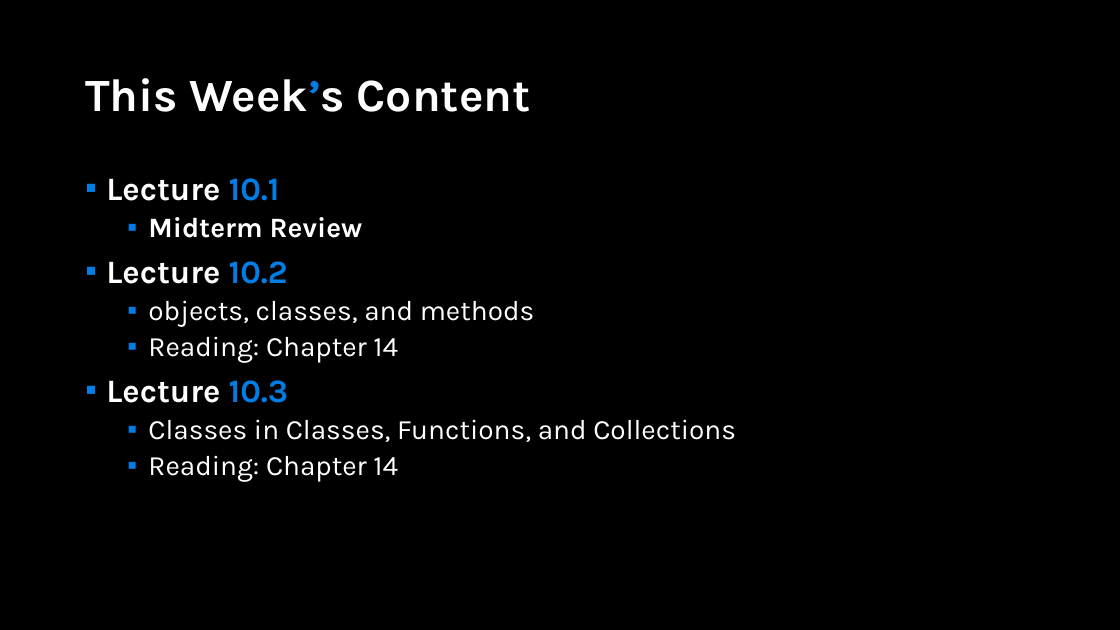
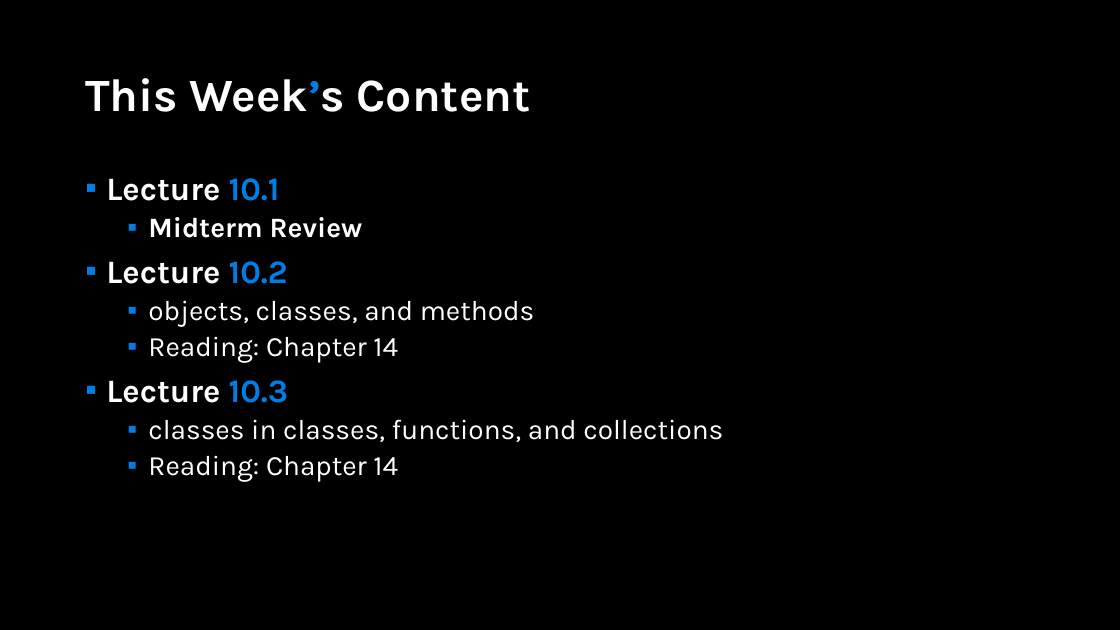
Before and after one commit to APS106/APS106-winter-2022-material, a slide deck: slide 2 of lectures/week10/lecture3/slides/week10_lecture3.pptx. Drawn at 1120x630 pixels with LibreOffice and Linux fonts; fonts in the diff are those of the drawing; background and template pictures are left out. Boxes give left, top, right and bottom in pixels: in the first picture for what was removed or moved away, otherwise in the second. Text is boxed around its words. In the diff, an @@ line names an element or a change of style, - is before the commit and + after.

Commit message:
- week 10 lecture 2 and 3.

```diff
--- a/lectures/week10/lecture3/slides/week10_lecture3.pptx
+++ b/lectures/week10/lecture3/slides/week10_lecture3.pptx
@@ text at box(148, 419, 723, 442): text changed @@
-  ▪ Classes in Classes, Functions, and Collections
+  ▪ classes in classes, functions, and collections
```
Also in this commit, not shown: 2 other slides changed, 22 slides added, 4 other files.
